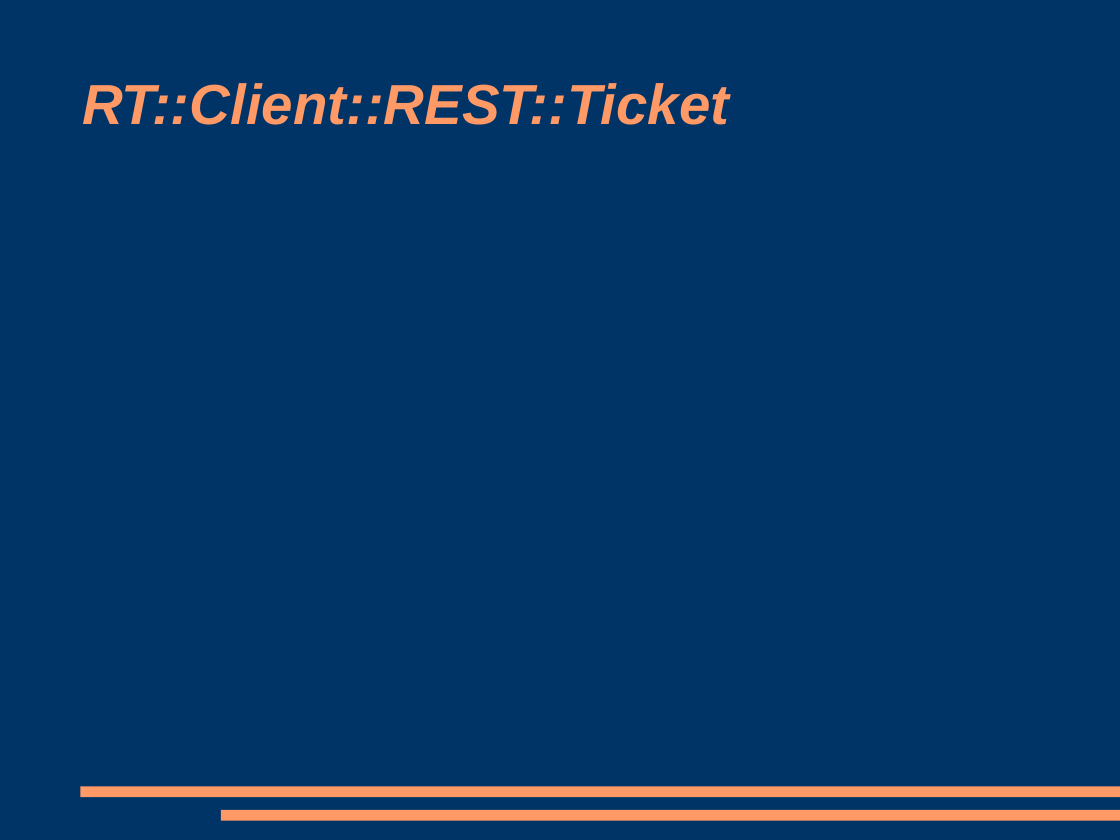
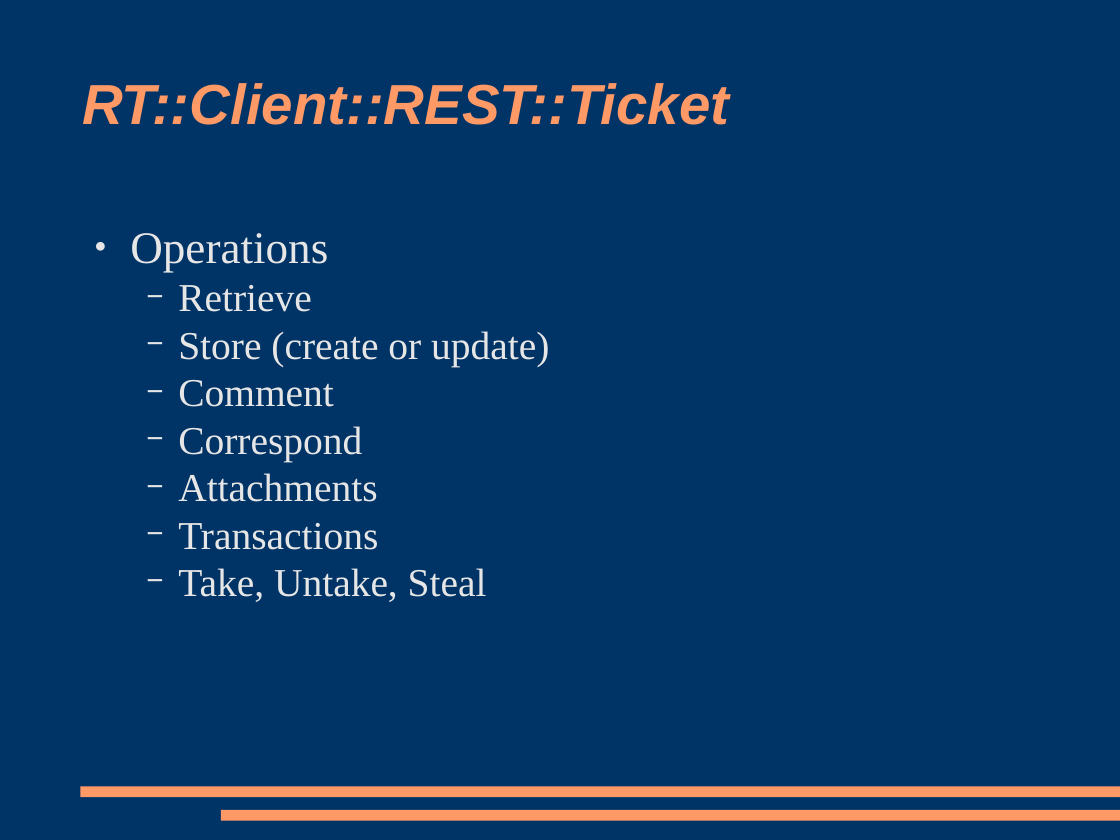
Before and after one commit to racke/Presentations, a slide deck: slide 24 of yapc2009/rt38.odp. Drawn at 1120x840 pixels with LibreOffice and Linux fonts; fonts in the diff are those of the drawing. Boxes give left, top, right and bottom in pixels: in the first picture for what was removed or moved away, otherwise in the second. Text is boxed around its words. In the diff, an @@ line names an element or a change of style, - is before the commit and + after.

```diff
--- a/yapc2009/rt38.odp
+++ b/yapc2009/rt38.odp
@@ text added at box(130, 233, 549, 602), 28 pt, text #E6E6E6 @@
+● Operations
+  − Retrieve
+  − Store (create or update)
+  − Comment
+  − Correspond
+  − Attachments
+  − Transactions
+  − Take, Untake, Steal
```
Also in this commit, not shown: 11 other slides changed, 7 slides added, 4 slides removed.
